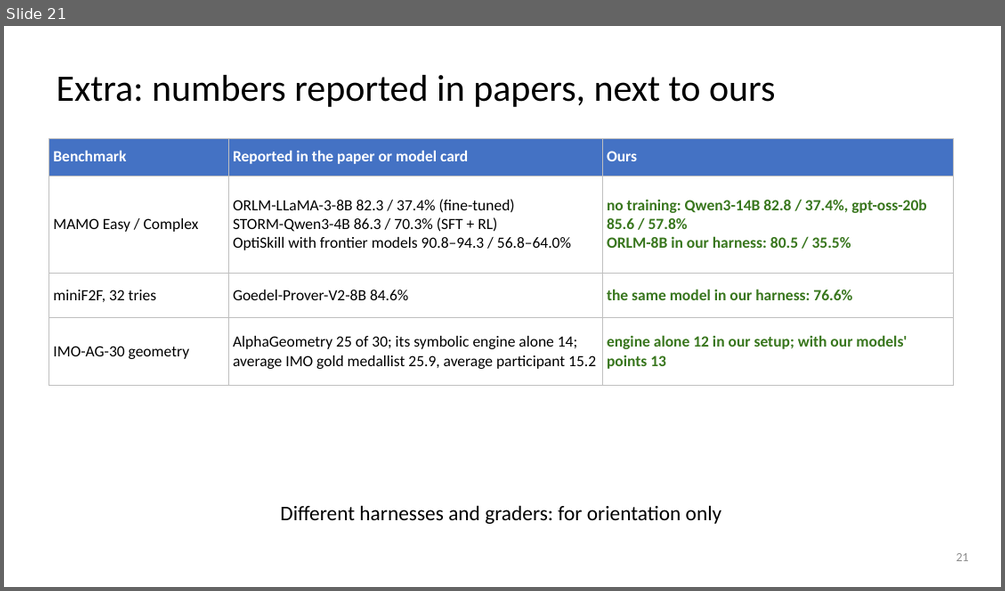
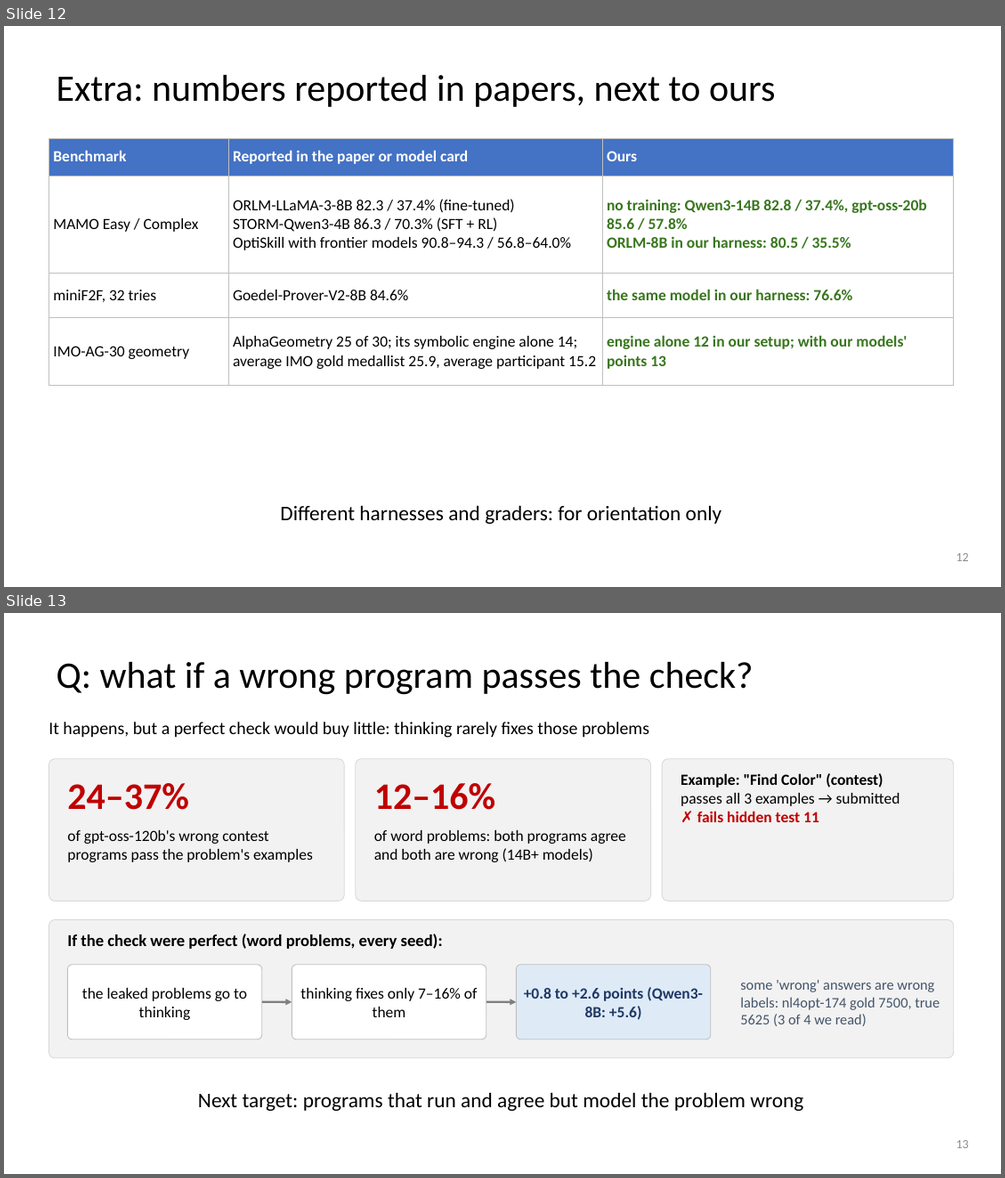
Before and after one commit to dlwns147/CSED490E_Project_Team5, a slide deck: PROPOSAL_slides.pptx. Shown one above the other, each under a label of ours: slide 21 before the commit, slides 12 and 13 after it. The pictures are 1005x591 and 1005x1178 pixels, drawn with LibreOffice and Linux fonts; fonts in the diff are those of the drawing. Boxes give left, top, right and bottom in pixels: in the first picture for what was removed or moved away, otherwise in the second. Text is boxed around its words. In the diff, an @@ line names an element or a change of style, - is before the commit and + after.

```diff
--- a/PROPOSAL_slides.pptx
+++ b/PROPOSAL_slides.pptx
@@ slide 13 added at (4, 613, 1001, 1174), background #FFFFFF @@
@@ title added at (57, 662, 753, 695), 36 pt, text #000000 @@
+Q: what if a wrong program passes the check?
@@ text added at (48, 722, 649, 738), 17 pt, text #000000 @@
+It happens, but a perfect check would buy little: thinking rarely fixes those problems
@@ rounded rectangle added at (48, 759, 344, 900), fill #F2F2F2, outline #D9D9D9 0.75 pt @@
@@ rounded rectangle added at (356, 759, 651, 900), fill #F2F2F2, outline #D9D9D9 0.75 pt @@
@@ rounded rectangle added at (662, 759, 954, 900), fill #F2F2F2, outline #D9D9D9 0.75 pt @@
@@ text added at (67, 783, 189, 810), 36 pt, text #C00000, bold @@
+24–37%
@@ text added at (374, 783, 496, 810), 36 pt, text #C00000, bold @@
+12–16%
@@ text added at (680, 773, 900, 822), 15 pt, text #000000, bold @@
+Example: "Find Color" (contest)
+passes all 3 examples → submitted
+✗ fails hidden test 11
@@ text added at (67, 830, 313, 862), 15 pt, text #000000 @@
+of gpt-oss-120b's wrong contest programs pass the problem's examples
@@ text added at (374, 830, 626, 862), 15 pt, text #000000 @@
+of word problems: both programs agree and both are wrong (14B+ models)
@@ rounded rectangle added at (48, 919, 954, 1058), fill #F2F2F2, outline #D9D9D9 0.75 pt @@
@@ text added at (67, 933, 443, 949), 16 pt, text #000000, bold @@
+If the check were perfect (word problems, every seed):
@@ rounded rectangle added at (67, 965, 262, 1039), fill #FFFFFF, outline #BFBFBF 0.75 pt @@
@@ rounded rectangle added at (291, 965, 486, 1039), fill #FFFFFF, outline #BFBFBF 0.75 pt @@
@@ rounded rectangle added at (517, 965, 711, 1039), fill #DEEBF7, outline #BFBFBF 0.75 pt @@
@@ text added at (740, 980, 939, 1026), 14 pt, text #44546A @@
+some 'wrong' answers are wrong labels: nl4opt-174 gold 7500, true 5625 (3 of 4 we read)
@@ text added at (82, 988, 247, 1020), 15 pt, text #000000 @@
+the leaked problems go to thinking
@@ arrow added from (262, 1002) to (291, 1002), #7F7F7F 2 pt @@
@@ text added at (300, 988, 477, 1017), 15 pt, text #000000 @@
+thinking fixes only 7–16% of them
@@ arrow added from (486, 1002) to (517, 1002), #7F7F7F 2 pt @@
@@ text added at (524, 987, 703, 1020), 15 pt, text #1F3864, bold @@
++0.8 to +2.6 points (Qwen3-8B: +5.6)
@@ text added at (198, 1092, 803, 1111), 20 pt, text #000000 @@
+Next target: programs that run and agree but model the problem wrong
@@ page number added at (956, 1140, 969, 1148), 12 pt, text #8C8C8C @@
+13
@@ what was slide 21 is now slide 12 @@
@@ page number at (956, 553, 969, 561): text changed @@
-21
+12
```
Also in this commit, not shown: 3 slides changed, 5 other slides added, 1 slide removed, 4 other files.
